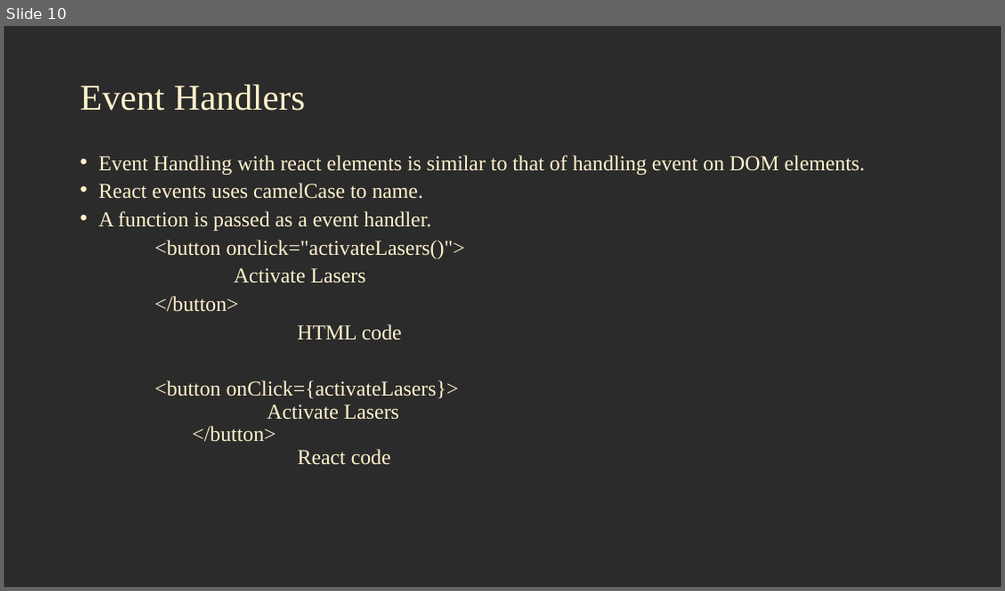
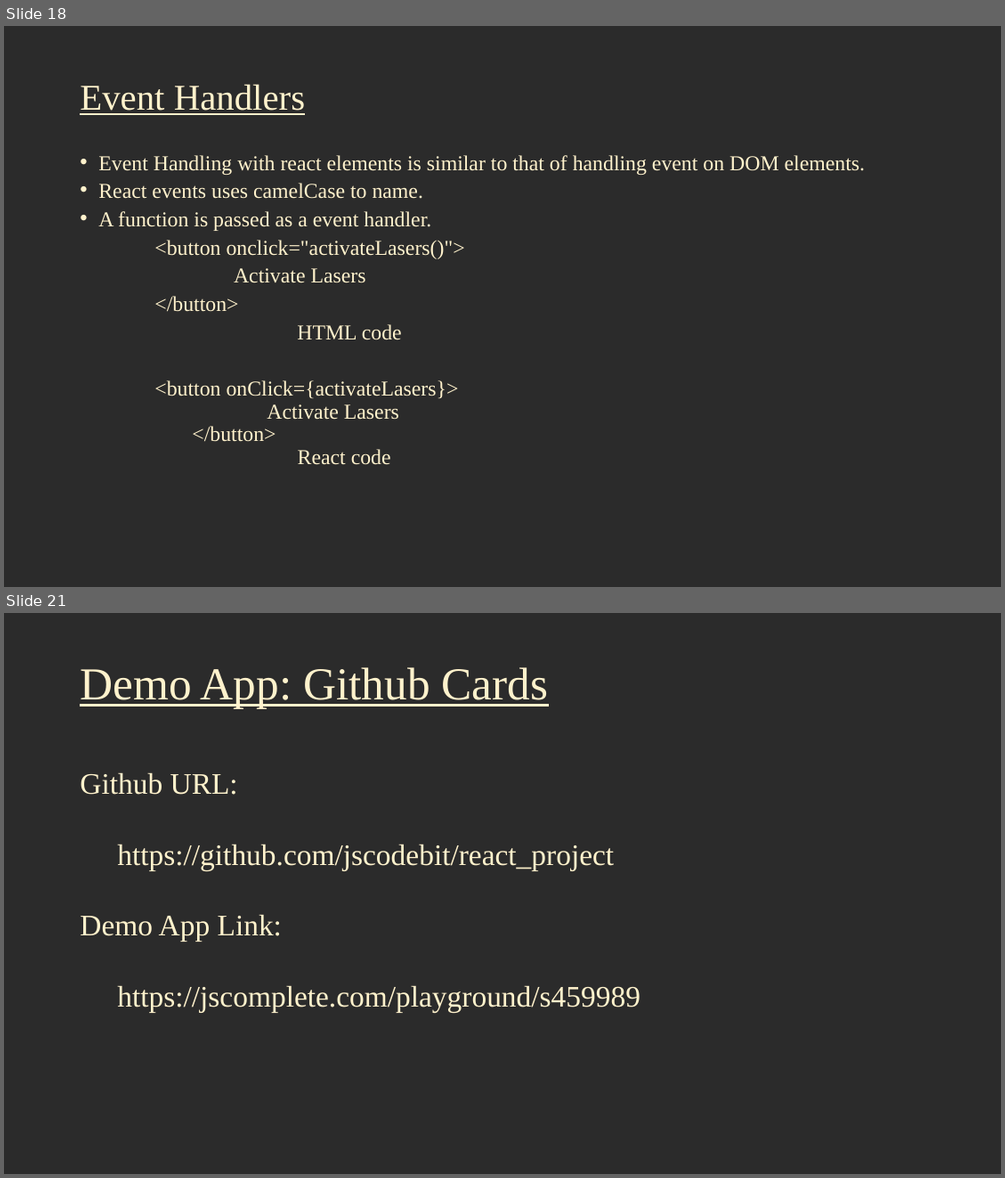
Before and after one commit to jscodebit/react_project, a slide deck: React Workshop.pptx. Shown one above the other, each under a label of ours: slide 10 before the commit, slides 18 and 21 after it; the slides between them are not shown. The pictures are 1005x591 and 1005x1178 pixels, drawn with LibreOffice and Linux fonts; fonts in the diff are those of the drawing; background and template pictures are left out; a plain dark background stands for a picture behind light text. Boxes give left, top, right and bottom in pixels: in the first picture for what was removed or moved away, otherwise in the second. Text is boxed around its words. In the diff, an @@ line names an element or a change of style, - is before the commit and + after.

```diff
--- a/React Workshop.pptx
+++ b/React Workshop.pptx
@@ slide 21 added at [4,613,1001,1174], background picture (left out) @@
@@ title added at [80,667,549,709], 44 pt, text #FFF2CC, underline @@
+Demo App: Github Cards
@@ text added at [80,772,640,1012], 28.6 pt, text #FFF2CC @@
+Github URL:
+https://github.com/jscodebit/react_project
+Demo App Link:
+https://jscomplete.com/playground/s459989
@@ what was slide 10 is now slide 18 @@
@@ slide 18 changed as well @@
@@ title "Event Handlers" at [80,84,305,115]: underline on @@
```
Also in this commit, not shown: 8 other slides changed, 14 other slides added, 1 slide removed, 6 other files.
